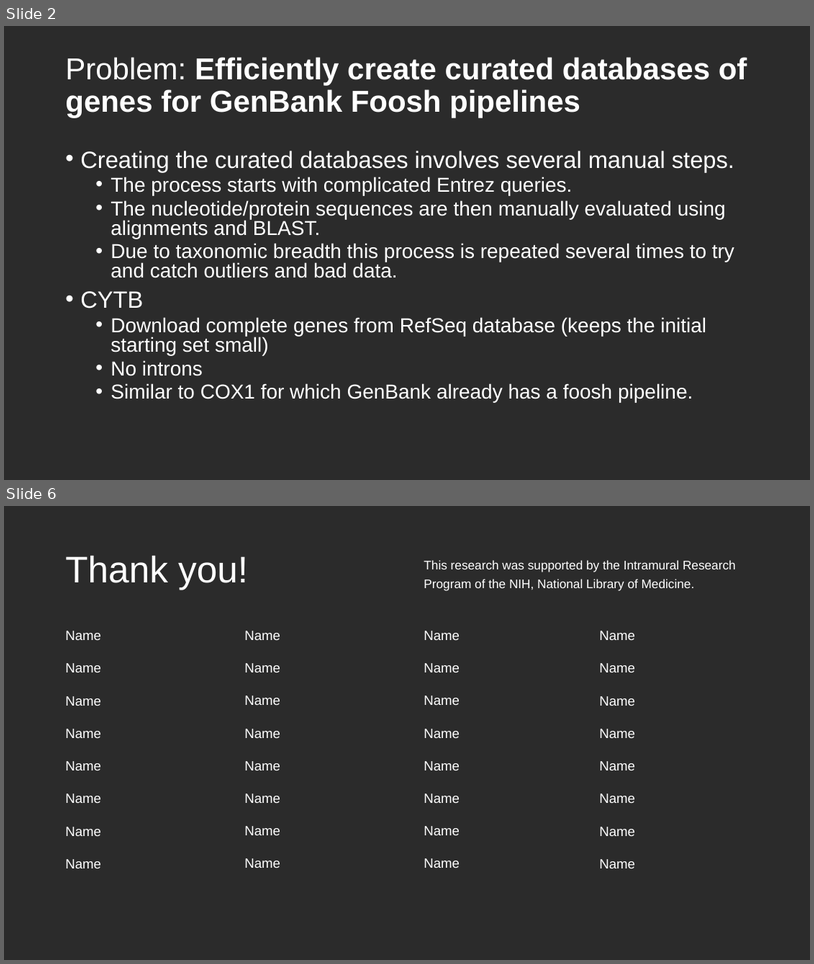
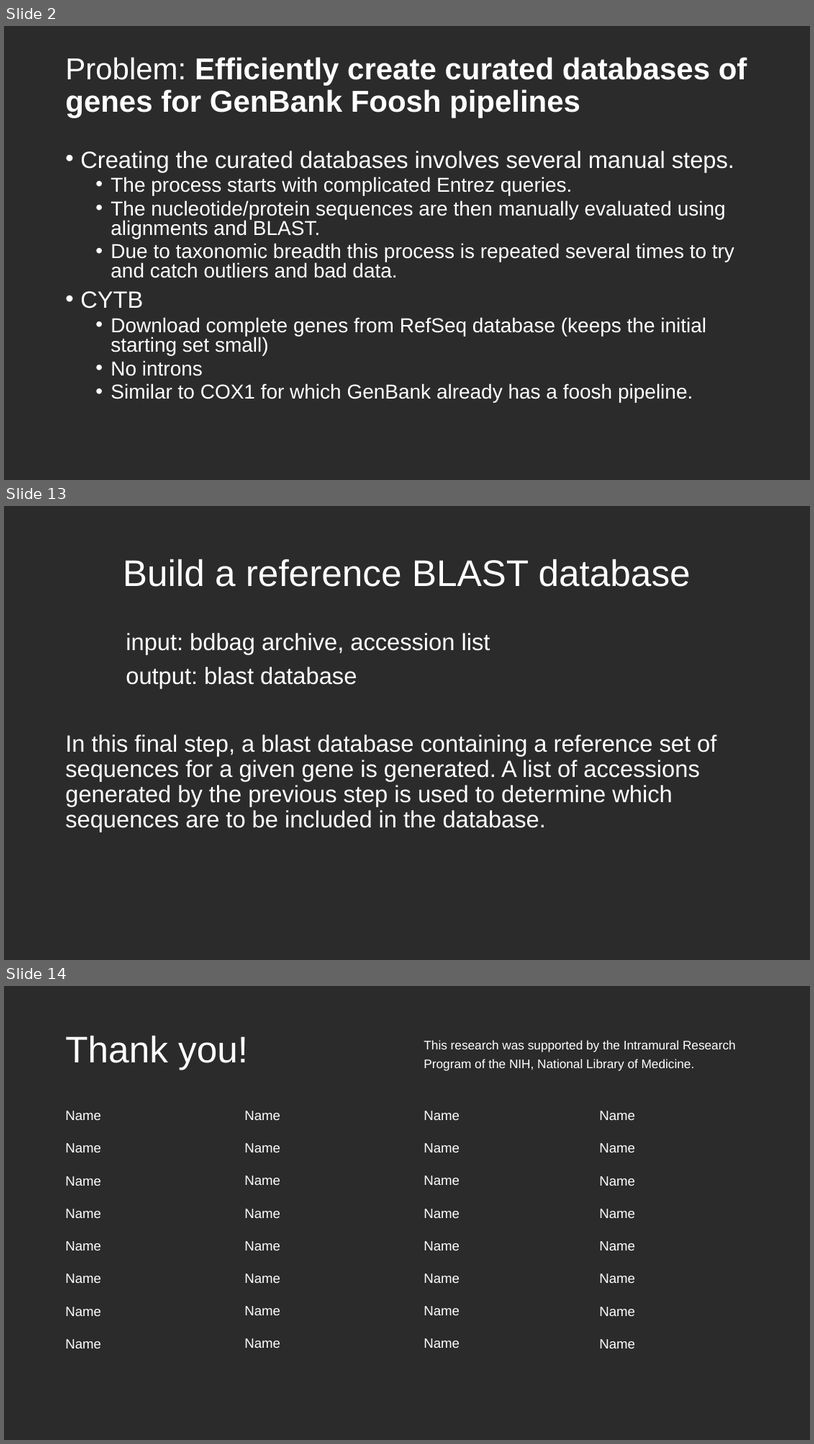
Before and after one commit to NCBI-Codeathons/Marker-Gene-Validator, a slide deck: Marker-Gene-Validator.pptx. Shown one above the other, each under a label of ours: slides 2 and 6 before the commit, slides 2, 13 and 14 after it; the slides between them are not shown. The pictures are 814x964 and 814x1444 pixels, drawn with LibreOffice and Linux fonts; fonts in the diff are those of the drawing; background and template pictures are left out; a plain dark background stands for a picture behind light text. Boxes give left, top, right and bottom in pixels: in the first picture for what was removed or moved away, otherwise in the second. Text is boxed around its words. In the diff, an @@ line names an element or a change of style, - is before the commit and + after.

```diff
--- a/Marker-Gene-Validator.pptx
+++ b/Marker-Gene-Validator.pptx
@@ slide 13 added at (x1=4, y1=506, x2=810, y2=960), background picture (left out) @@
@@ title added at (x1=123, y1=559, x2=691, y2=587), 44 pt, text #FFFFFF @@
+Build a reference BLAST database
@@ text added at (x1=65, y1=633, x2=717, y2=831), 28 pt, text #FFFFFF @@
+input: bdbag archive, accession list
+output: blast database
+In this final step, a blast database containing a reference set of sequences for a given gene is generated. A list of accessions generated by the previous step is used to determine which sequences are to be included in the database.
@@ what was slide 6 is now slide 14 @@
```
Also in this commit, not shown: 3 slides changed, 7 other slides added.
